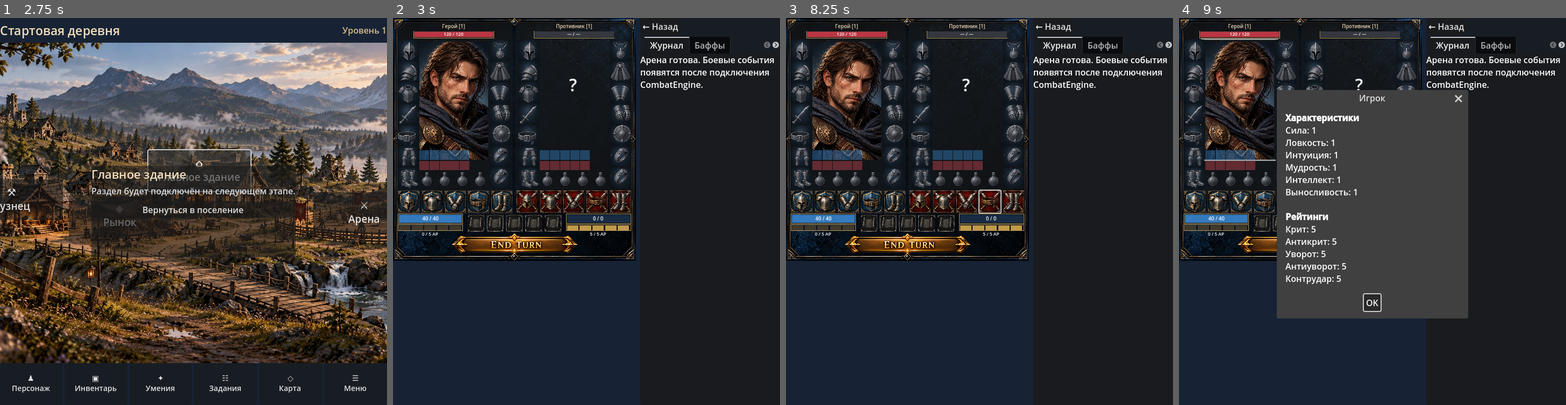
Above: before the commit, frames 1-4 (left to right).
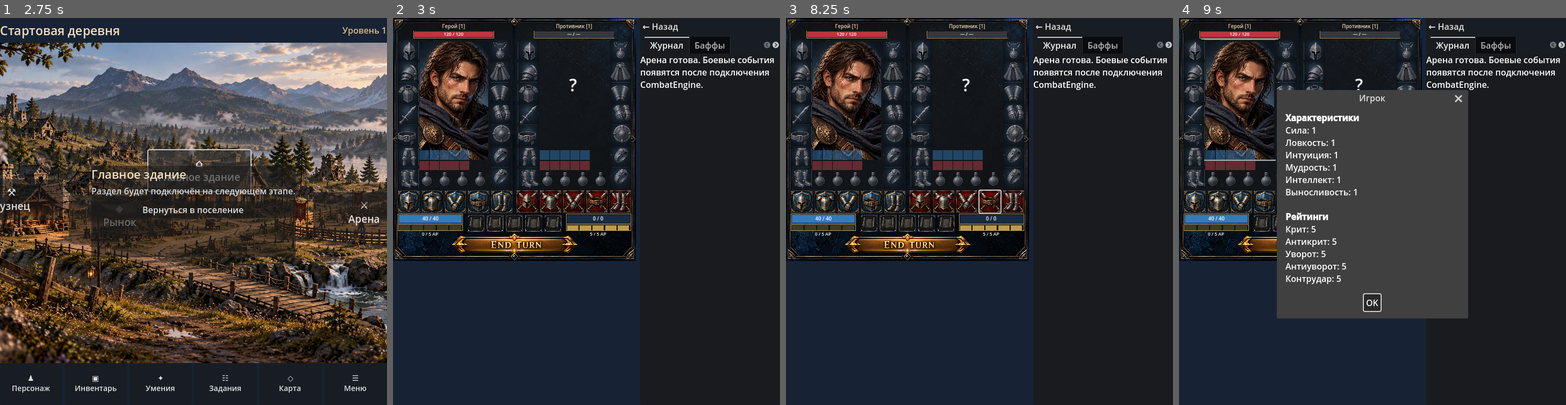
Above: after the commit, the same moments.

Repository: Archoniou1987/Battle-of-Artheon
Game: Godot game, scene res://scenes/main/main.tscn
Same seed, same stepped clock (60 frames per second), same inputs: the game is played once before the commit and once after it.
Inputs (mouse positions are in pixels of both pictures, inside the frame that each line leads up to):
- Up to frame 1 (2.75 s): click "⚒ Кузнец" at 0.5 s; click "◆ Рынок" at 1.25 s; click "⌂ Главное здание" at 2 s
- Up to frame 2 (3 s): click "⚔ Арена" at 2.75 s
- Up to frame 3 (8.25 s): click "♟ Персонаж" at 3.5 s; click "▣ Инвентарь" at 4.25 s; click "✦ Умения" at 5 s; click "☷ Задания" at 5.75 s; click "◇ Карта" at 6.5 s; click "☰ Меню" at 7.25 s; click "Вернуться в поселение" at 8 s
- Up to frame 4 (9 s): click (1240, 99) at 8.77 s

Frame 1 is identical in both runs. In frame 2, 0.2% of the frame differs, in the area x 1-62%, y 5-44%; in frame 3, 0.2%; in frame 4, 0.1%.

Commit message:
Add subtle light-blue outline to empty equipment and inventory slots

Diff:
--- a/ui/inventory/item_icon.gd
+++ b/ui/inventory/item_icon.gd
@@ -151,6 +151,10 @@
 	if empty_texture != null or ResourceLoader.exists(SLOT_BACKGROUND_PATH):
 		style.bg_color = Color.TRANSPARENT
 		style.set_border_width_all(0)
+	# Subtle cool-blue outline only for empty slots; filled items retain rarity styling.
+	if item.is_empty():
+		style.border_color = Color("#83B8D9", 0.65)
+		style.set_border_width_all(1)
 	add_theme_stylebox_override("normal", style)
 	var hover := style.duplicate() as StyleBoxFlat
 	hover.bg_color = Color("#35465a") if empty_texture == null and not ResourceLoader.exists(SLOT_BACKGROUND_PATH) else Color.TRANSPARENT
